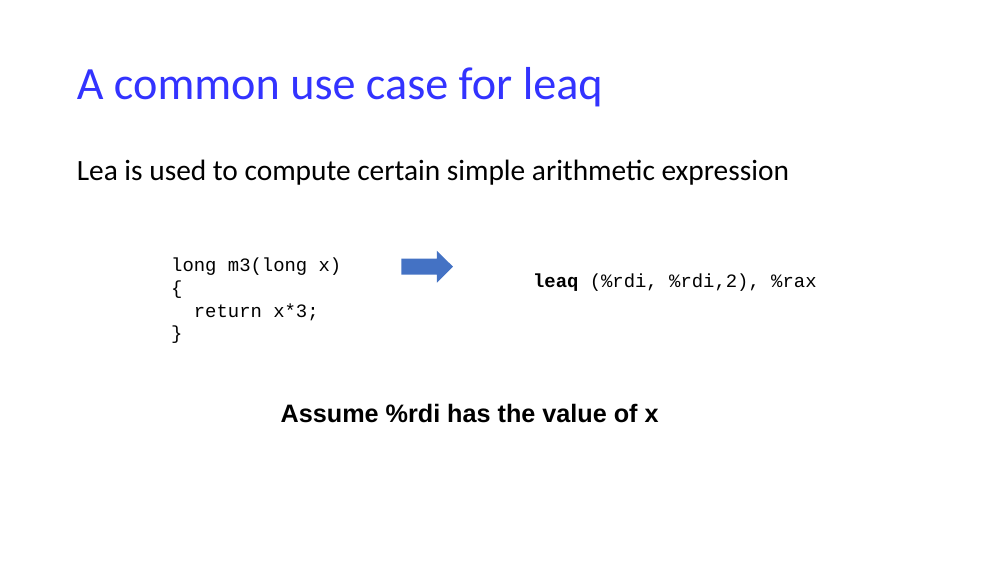
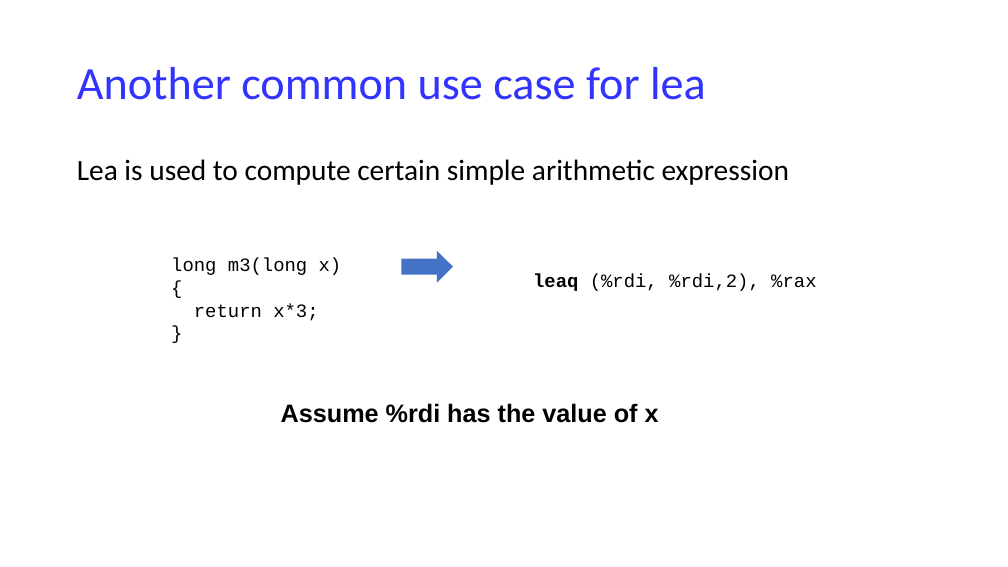
Before and after one commit to NYU-CSO/nyu-cso.github.io, a slide deck: slide 23 of notes/07-Machine_Basics_cont.pptx (slide 22 before the commit). Drawn at 1008x567 pixels with LibreOffice and Linux fonts; fonts in the diff are those of the drawing. Boxes give left, top, right and bottom in pixels: in the first picture for what was removed or moved away, otherwise in the second. Text is boxed around its words. In the diff, an @@ line names an element or a change of style, - is before the commit and + after.

```diff
--- a/notes/07-Machine_Basics_cont.pptx
+++ b/notes/07-Machine_Basics_cont.pptx
@@ title at [77,67,706,100]: text changed @@
-A common use case for leaq
+Another common use case for lea
```
Also in this commit, not shown: 6 other slides changed, 1 slide added, 1 other file.
